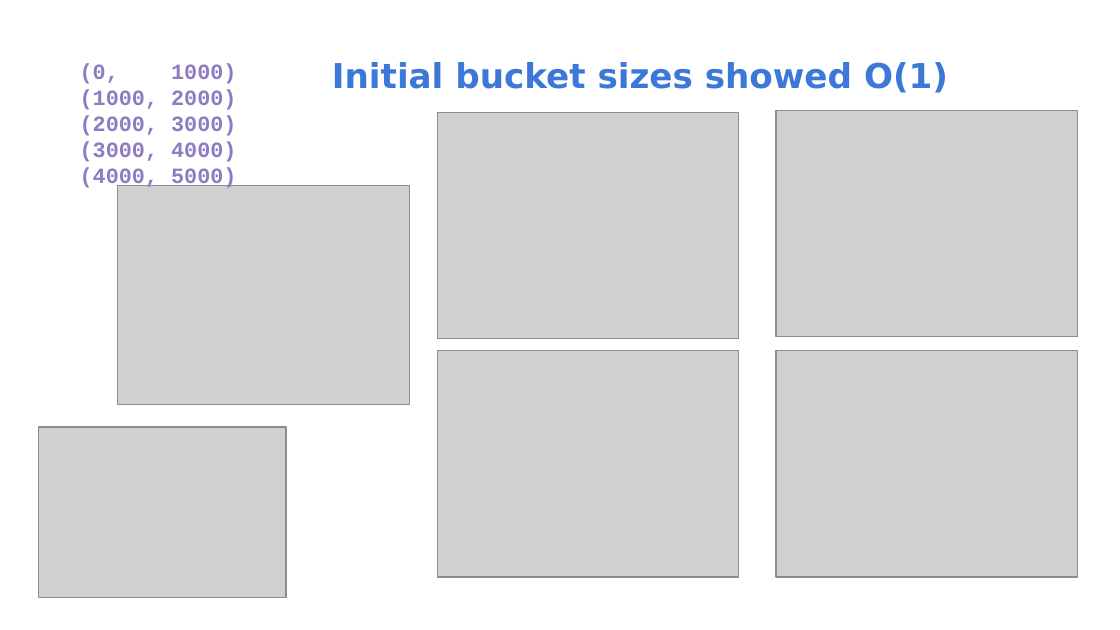
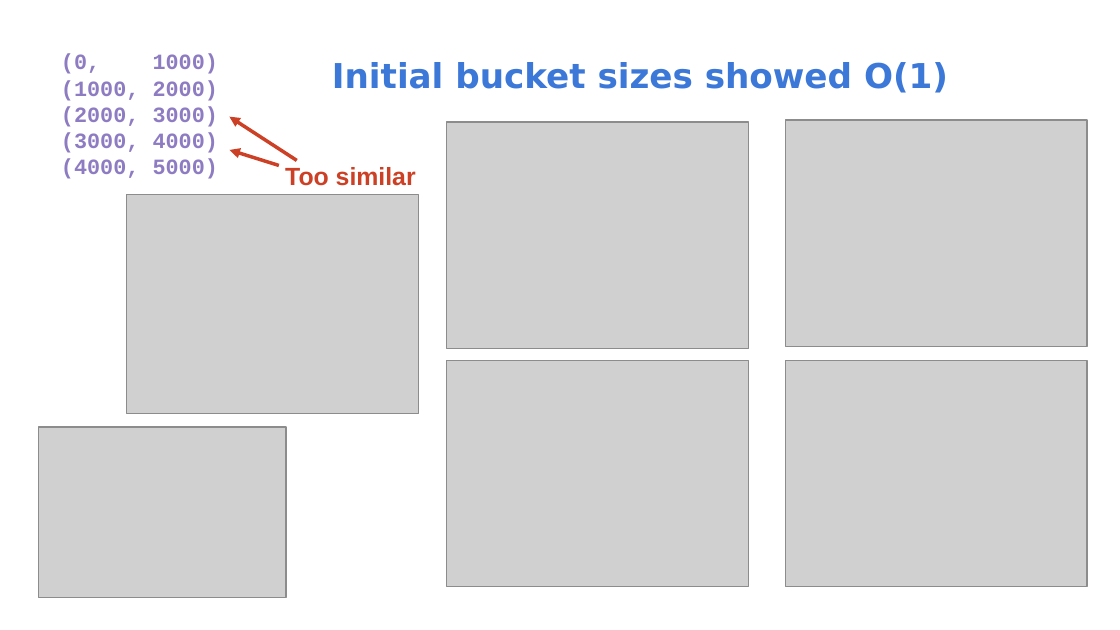
Before and after one commit to rorsini/lbl_tcoki, a slide deck: slide 2 of slides/Tcoki Slidedeck.pptx. Drawn at 1120x630 pixels with LibreOffice and Linux fonts; fonts in the diff are those of the drawing; grey boxes stand for pictures. Boxes give left, top, right and bottom in pixels: in the first picture for what was removed or moved away, otherwise in the second. Text is boxed around its words. In the diff, an @@ line names an element or a change of style, - is before the commit and + after.

```diff
--- a/slides/Tcoki Slidedeck.pptx
+++ b/slides/Tcoki Slidedeck.pptx
@@ text "(0, 1000)": place and size @@
-text "(0, 1000)" at [80, 63, 236, 191]
+text "(0, 1000)" at [61, 54, 218, 179]
@@ arrow added from (297, 160) to (230, 116), #CC4125 2.25 pt @@
@@ arrow added from (279, 166) to (230, 150), #CC4125 2.25 pt @@
@@ text added at [285, 167, 416, 186], 16 pt, text #CC4125, bold @@
+Too similar
@@ 5 pictures: place and size @@
-5 pictures at [118, 111, 1077, 577]
+5 pictures at [127, 120, 1086, 587]
```
Also in this commit, not shown: 2 other slides changed, 1 other file.
